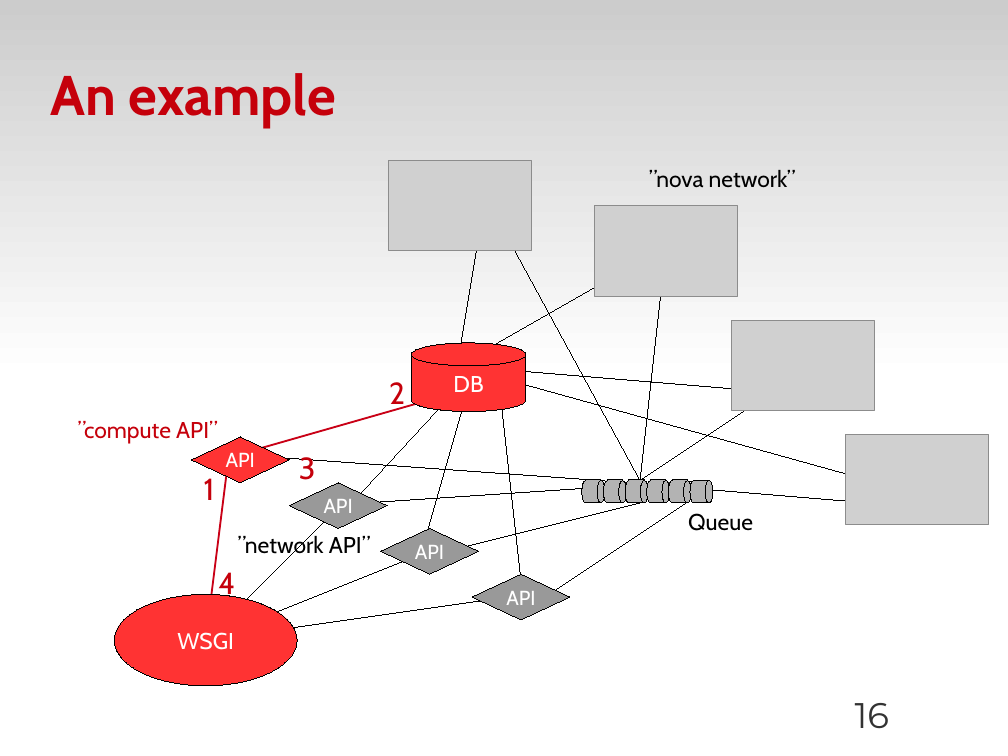
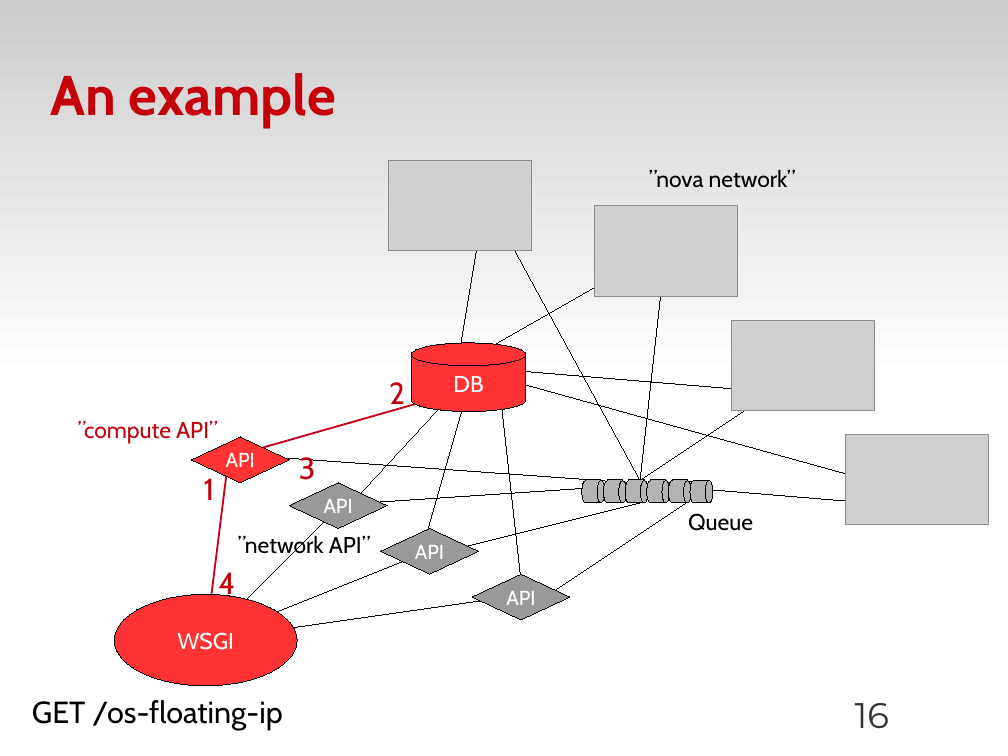
Before and after one commit to zyluo/talk-COSUG-2012, a slide deck: slide 16 of COSUG-2012.odp. Drawn at 1008x756 pixels with LibreOffice and Linux fonts; fonts in the diff are those of the drawing; grey boxes stand for pictures; background and template pictures are left out. Boxes give left, top, right and bottom in pixels: in the first picture for what was removed or moved away, otherwise in the second. Text is boxed around its words. In the diff, an @@ line names an element or a change of style, - is before the commit and + after.

```diff
--- a/COSUG-2012.odp
+++ b/COSUG-2012.odp
@@ text added at (32, 700, 282, 730), 24 pt, text #000000 @@
+GET /os-floating-ip
```
Also in this commit, not shown: 5 other slides changed, 1 other file.
